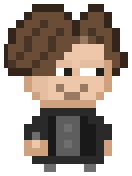
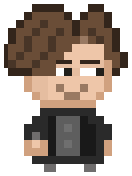
Before/after of a 132×176 layered artwork. What changed in the layer stack:
painted on "голова" over (56, 60, 100, 64)
